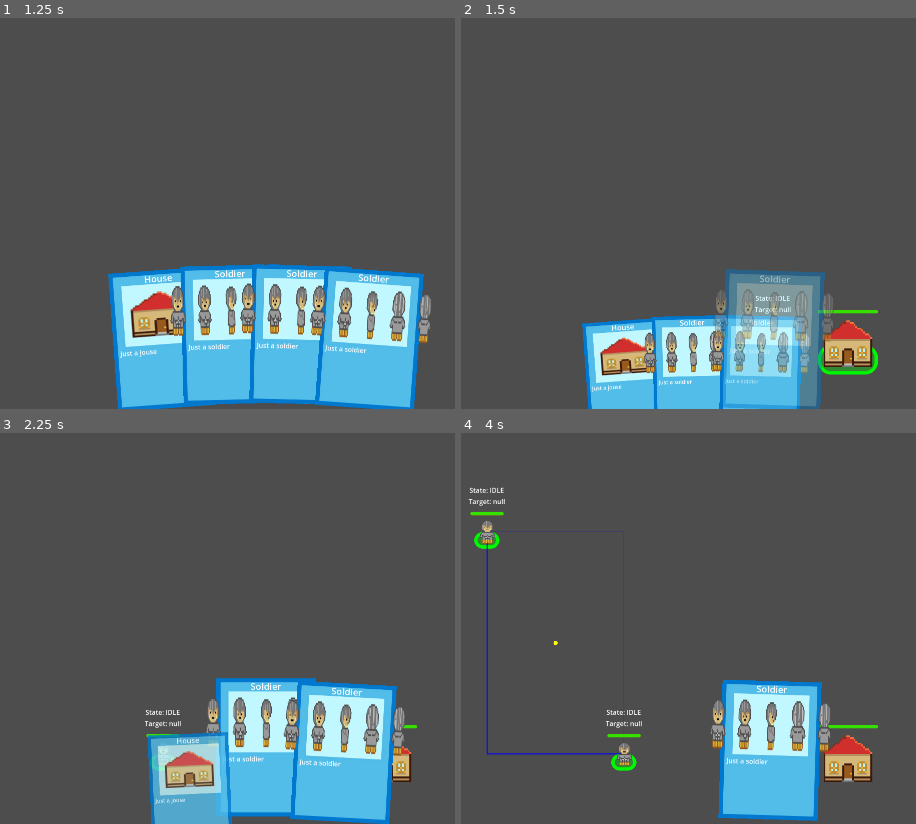
Above: before the commit, frames 1-4 (two rows, left to right).
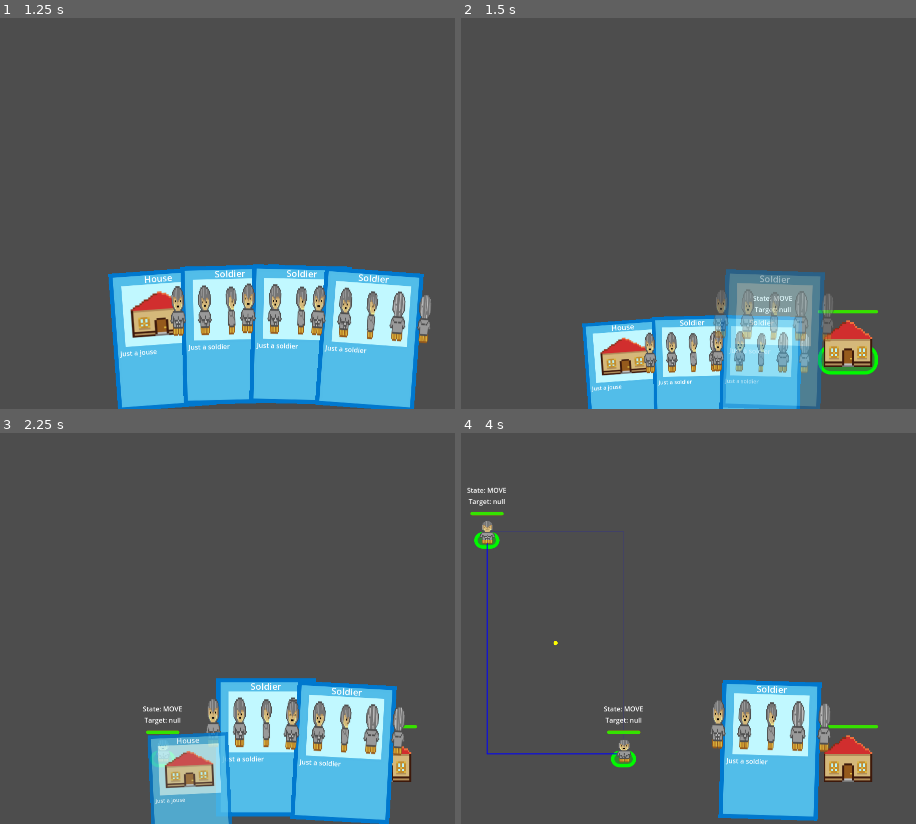
Above: after the commit, the same moments.

Repository: stranker/cardgame
Game: Godot game, scene res://Scenes/test_scene.tscn
Same seed, same stepped clock (60 frames per second), same inputs: the game is played once before the commit and once after it.
Inputs (mouse positions are in pixels of both pictures, inside the frame that each line leads up to):
- Up to frame 1 (1.25 s): tap Enter at 0.5 s; drag from (145, 338) to (386, 338) at 0.52 s
- Up to frame 2 (1.5 s): drag from (847, 338) to (624, 338) at 1.27 s
- Up to frame 3 (2.25 s): move the mouse to (163, 753) at 2.02 s; click (163, 753) at 2.1 s
- Up to frame 4 (4 s): tap Space at 2.75 s; drag from (724, 745) to (488, 530) at 2.77 s; drag from (488, 530) to (624, 753) at 3.52 s

Frame 1 is identical in both runs. In frame 2, less than 0.1% of the frame differs, in the area x 64-73%, y 71-73%; in frame 3, 0.4%; in frame 4, 0.7%, in the area x 1-40%, y 13-87%.

Commit message:
Modify Navigation avoidance and combat component

Diff:
--- a/CardGame/Objects/Buildings/building.tscn
+++ b/CardGame/Objects/Buildings/building.tscn
@@ -7,8 +7,9 @@
 [ext_resource type="Texture2D" uid="uid://bn42djc3lmgaf" path="res://Objects/Buildings/House.png" id="5_x2rgf"]
 [ext_resource type="PackedScene" uid="uid://c51cj72bpt7w" path="res://Objects/Components/health_component.tscn" id="6_cnadg"]
 
-[sub_resource type="RectangleShape2D" id="RectangleShape2D_nmhxt"]
-size = Vector2(128, 64)
+[sub_resource type="CapsuleShape2D" id="CapsuleShape2D_0t8ks"]
+radius = 20.0
+height = 112.0
 
 [sub_resource type="RectangleShape2D" id="RectangleShape2D_5llsy"]
 size = Vector2(128, 128)
@@ -57,8 +58,9 @@
 texture = ExtResource("5_x2rgf")
 
 [node name="CollisionShape2D" type="CollisionShape2D" parent="."]
-position = Vector2(0, 32)
-shape = SubResource("RectangleShape2D_nmhxt")
+position = Vector2(0, 44)
+rotation = -1.57079
+shape = SubResource("CapsuleShape2D_0t8ks")
 
 [node name="ConstructComponent" parent="." instance=ExtResource("4_iq34l")]
 
@@ -82,6 +84,7 @@
 
 [node name="HealthComponent" parent="." node_paths=PackedStringArray("health_bar") instance=ExtResource("6_cnadg")]
 health_bar = NodePath("ProgressBar")
+destructible = false
 
 [node name="ProgressBar" type="ProgressBar" parent="HealthComponent"]
 offset_left = -72.0
--- a/CardGame/Objects/Components/combat_component.gd
+++ b/CardGame/Objects/Components/combat_component.gd
@@ -1,6 +1,6 @@
 class_name CombatComponent
 
-extends Node2D
+extends Area2D
 
 @export var damage : float = 0
 @export var attack_timer : Timer
@@ -11,49 +11,59 @@
 signal attack(target)
 signal end_attack()
 signal target_out_of_range(target)
+signal target_update(target)
 
 func init(_damage : float, _attack_speed : float):
 	damage = _damage
 	attack_timer.wait_time = _attack_speed
 	pass
 
-func _physics_process(delta):
-	if not current_target: return
-	if global_position.distance_to(current_target.global_position) > min_attack_distance:
-		target_out_of_range.emit(current_target)
-		set_physics_process(false)
+func set_target(target : PhysicsBody2D):
+	print_debug("set_target:", target.name)
+	current_target = target
 	pass
 
-func attack_target(target : Node2D):
+func _attack():
 	if not can_attack: return
-	set_physics_process(true)
-	current_target = target
 	can_attack = false
 	attack_timer.start()
-	if not target.destroy.is_connected(on_target_destroy):
-		target.destroy.connect(on_target_destroy)
-	var target_health_component : HealthComponent = target.get_node("HealthComponent")
-	attack.emit(target)
+	if not current_target.destroy.is_connected(on_target_destroy):
+		current_target.destroy.connect(on_target_destroy)
+	var target_health_component : HealthComponent = current_target.get_node("HealthComponent")
+	attack.emit(current_target)
 	target_health_component.take_damage(damage)
+	await get_tree().create_timer(0.5)
+	end_attack.emit()
 	pass
 
 func on_target_destroy(target):
-	print_debug("on_target_dead")
 	if target == current_target:
 		current_target = null
-		end_attack.emit()
+		target_update.emit(current_target)
+
 	pass
 
 func _on_attack_timer_timeout():
 	can_attack = true
 	if not current_target: return
-	if global_position.distance_to(current_target.global_position) < min_attack_distance:
-		attack_target(current_target)
-	else:
-		target_out_of_range.emit(current_target)
+	_attack()
 	pass
 
 func reset():
 	current_target = null
-	#end_attack.emit()
+	target_update.emit(current_target)
 	pass
+
+
+func _on_body_entered(body):
+	if body != current_target: return
+	print_debug("ATTACK")
+	_attack()
+	pass # Replace with function body.
+
+
+func _on_body_exited(body):
+	if body != current_target: return
+	target_out_of_range.emit(current_target)
+	attack_timer.stop()
+	pass # Replace with function body.
--- a/CardGame/Objects/Components/combat_component.tscn
+++ b/CardGame/Objects/Components/combat_component.tscn
@@ -2,7 +2,7 @@
 
 [ext_resource type="Script" path="res://Objects/Components/combat_component.gd" id="1_p1im4"]
 
-[node name="CombatComponent" type="Node2D" node_paths=PackedStringArray("attack_timer")]
+[node name="CombatComponent" type="Area2D" node_paths=PackedStringArray("attack_timer")]
 script = ExtResource("1_p1im4")
 attack_timer = NodePath("AttackTimer")
 min_attack_distance = 40.0
@@ -10,4 +10,6 @@
 [node name="AttackTimer" type="Timer" parent="."]
 one_shot = true
 
+[connection signal="body_entered" from="." to="." method="_on_body_entered"]
+[connection signal="body_exited" from="." to="." method="_on_body_exited"]
 [connection signal="timeout" from="AttackTimer" to="." method="_on_attack_timer_timeout"]
--- a/CardGame/Objects/Components/health_component.gd
+++ b/CardGame/Objects/Components/health_component.gd
@@ -5,6 +5,7 @@
 @export var health : float
 @export var max_health : float
 @export var health_bar : ProgressBar
+@export var destructible : bool = true
 
 signal health_update(health, max_health)
 signal dead()
@@ -23,7 +24,7 @@
 	pass
 
 func take_damage(amount : float):
-	if health <= 0: return
+	if health <= 0 or not destructible: return
 	health -= amount
 	_clamp_health_and_update()
 	pass
--- a/CardGame/Objects/Components/navigation_component.gd
+++ b/CardGame/Objects/Components/navigation_component.gd
@@ -19,6 +19,8 @@
 func target_object(obj : Node2D):
 	print_debug("target_object")
 	target = obj
+	if not target.destroy.is_connected(on_target_destroyed):
+		target.destroy.connect(on_target_destroyed)
 	move_to_position(obj.global_position)
 	pass
 
@@ -35,7 +37,7 @@
 func _physics_process(delta):
 	if navigation_agent.is_navigation_finished():
 		return
-	if target:
+	if target != null and not target.is_queued_for_deletion():
 		move_to_position(target.global_position)
 		if global_position.distance_to(target.global_position) < min_distance_attack:
 			navigation_agent.target_position = get_parent().global_position
@@ -68,3 +70,7 @@
 	set_physics_process(false)
 	navigation_agent.target_position = global_position
 	pass
+
+func on_target_destroyed(target):
+	stop()
+	pass
--- a/CardGame/Objects/Components/navigation_component.tscn
+++ b/CardGame/Objects/Components/navigation_component.tscn
@@ -7,8 +7,9 @@
 min_distance_attack = 40.0
 
 [node name="NavigationAgent2D" type="NavigationAgent2D" parent="."]
-target_desired_distance = 70.0
+target_desired_distance = 30.0
 path_max_distance = 200.0
+avoidance_enabled = true
 radius = 20.0
 debug_enabled = true
 debug_path_custom_color = Color(1, 0, 1, 1)
--- a/CardGame/Objects/Units/unit.gd
+++ b/CardGame/Objects/Units/unit.gd
@@ -28,6 +28,7 @@
 	combat_component.end_attack.connect(on_combat_end_attack)
 	combat_component.attack.connect(on_combat_attack)
 	combat_component.target_out_of_range.connect(on_target_out_of_range)
+	combat_component.target_update.connect(on_target_update)
 	combat_component.init(damage, attack_speed)
 	health_component.init(health, max_health)
 	health_component.health_update.connect(on_health_update)
@@ -44,12 +45,14 @@
 	pass
 
 func move_to_position(pos : Vector2):
+	set_state(State.MOVE)
 	navigation.force_move_to_position(pos)
 	combat_component.reset()
 	pass
 
 func target_object(obj : Node2D):
 	navigation.target_object(obj)
+	combat_component.set_target(obj)
 	debug_target.text = "Target: " + obj.name
 	pass
 
@@ -67,7 +70,7 @@
 
 func on_target_reached(target : PhysicsBody2D):
 	velocity = Vector2.ZERO
-	combat_component.attack_target(target)
+	target_object(target)
 	pass
 
 func on_combat_attack(target):
@@ -85,7 +88,6 @@
 func on_combat_end_attack():
 	print_debug("on_combat_end_attack")
 	set_state(State.IDLE)
-	debug_target.text = "Target: No target"
 	pass
 
 func on_target_out_of_range(target : PhysicsBody2D):
@@ -107,3 +109,10 @@
 func take_damage(amount : float):
 	health_component.take_damage(amount)
 	pass
+
+func on_target_update(target):
+	if target:
+		debug_target.text = "Target:" + target.name
+	else:
+		debug_target.text = "Target: No target"
+	pass
--- a/CardGame/Objects/Units/unit.tscn
+++ b/CardGame/Objects/Units/unit.tscn
@@ -29,6 +29,9 @@
 [sub_resource type="CapsuleShape2D" id="CapsuleShape2D_h2xa8"]
 radius = 16.0
 height = 64.0
+
+[sub_resource type="CircleShape2D" id="CircleShape2D_pep51"]
+radius = 32.0
 
 [sub_resource type="StyleBoxFlat" id="StyleBoxFlat_ot4i2"]
 bg_color = Color(0.91853, 0.217091, 3.85046e-07, 1)
@@ -66,7 +69,7 @@
 
 [node name="CollisionShape2D" type="CollisionShape2D" parent="SelectableComponent"]
 shape = SubResource("RectangleShape2D_chg2t")
-debug_color = Color(0.350929, 0.483167, 1, 0.42)
+debug_color = Color(0, 0.631373, 0.45098, 0)
 
 [node name="Panel" type="Panel" parent="SelectableComponent"]
 visible = false
@@ -80,12 +83,19 @@
 
 [node name="CollisionShape2D" type="CollisionShape2D" parent="ConstructComponent"]
 shape = SubResource("CapsuleShape2D_h2xa8")
-debug_color = Color(0.787424, 0.101813, 1, 0.42)
+debug_color = Color(0.788235, 0.101961, 1, 0)
 
 [node name="NavigationComponent" parent="." instance=ExtResource("5_2vgb6")]
 
 [node name="CombatComponent" parent="." instance=ExtResource("6_vofuv")]
+collision_layer = 0
+collision_mask = 6
 min_attack_distance = 70.0
+
+[node name="CollisionShape2D" type="CollisionShape2D" parent="CombatComponent"]
+position = Vector2(0, 16)
+shape = SubResource("CircleShape2D_pep51")
+debug_color = Color(0.984314, 0, 0.352941, 0)
 
 [node name="HealthComponent" parent="." node_paths=PackedStringArray("health_bar") instance=ExtResource("7_ba8vd")]
 health_bar = NodePath("ProgressBar")
--- a/CardGame/Scenes/Map.gd
+++ b/CardGame/Scenes/Map.gd
@@ -8,8 +8,8 @@
 	pass # Replace with function body.
 
 func _on_construct_success(card : Card):
-	#if card.card_data.card_type == ConstructManager.ConstructType.BUILDING:
-	#	bake_navigation_polygon()
+	if card.card_data.card_type == ConstructManager.ConstructType.BUILDING:
+		bake_navigation_polygon()
 	pass
 
 func _input(event : InputEvent):
Not shown: 1 places in CardGame/Objects/Units/unit.tscn that only renumber resources
